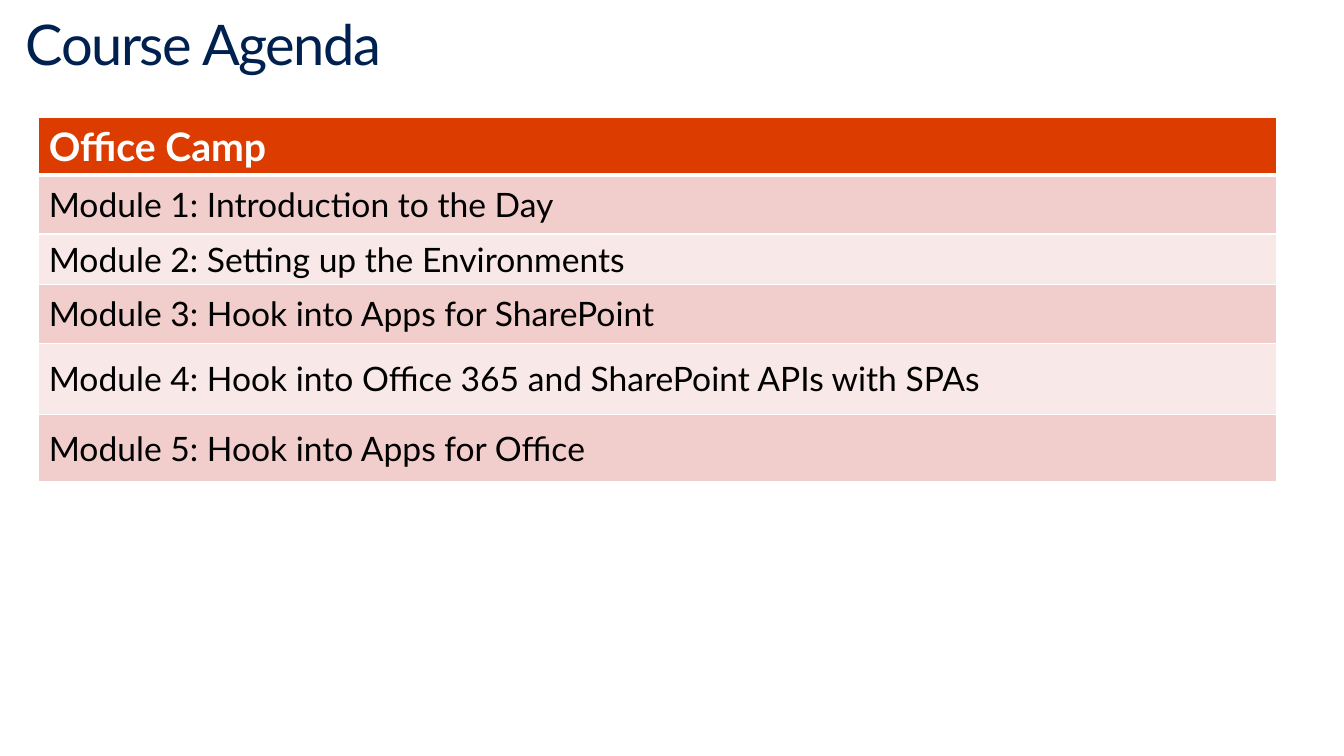
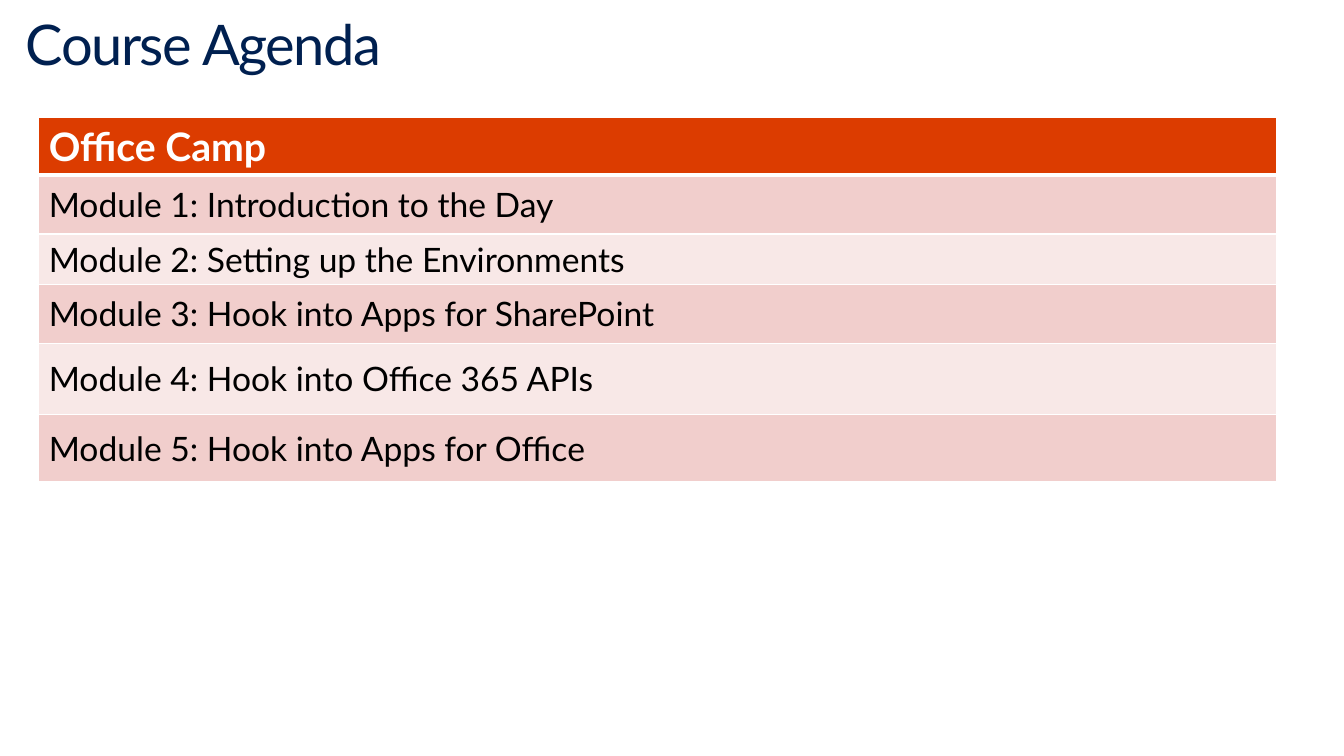
Before and after one commit to stinethebean/DevCampTraining, a slide deck: slide 2 of 01.Introduction to the Day/Introduction to the Day.pptx. Drawn at 1344x756 pixels with LibreOffice and Linux fonts; fonts in the diff are those of the drawing. Boxes give left, top, right and bottom in pixels: in the first picture for what was removed or moved away, otherwise in the second. Text is boxed around its words. In the diff, an @@ line names an element or a change of style, - is before the commit and + after.

```diff
--- a/01.Introduction to the Day/Introduction to the Day.pptx
+++ b/01.Introduction to the Day/Introduction to the Day.pptx
@@ table at [38, 117, 1276, 482] @@
-row 5, column 1: Module 4: Hook into Office 365 and SharePoint APIs with SPAs
+row 5, column 1: Module 4: Hook into Office 365 APIs
```
Also in this commit, not shown: 4 other files.
